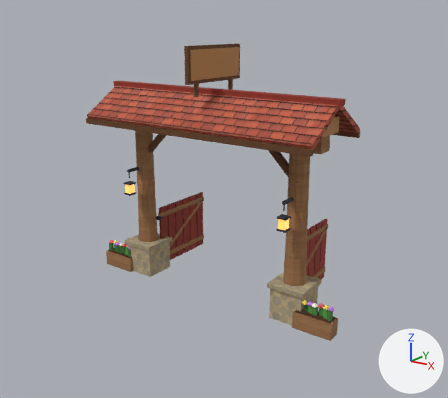
Two versions of the Blender file assets/entrada_granja.blend, one commit apart.
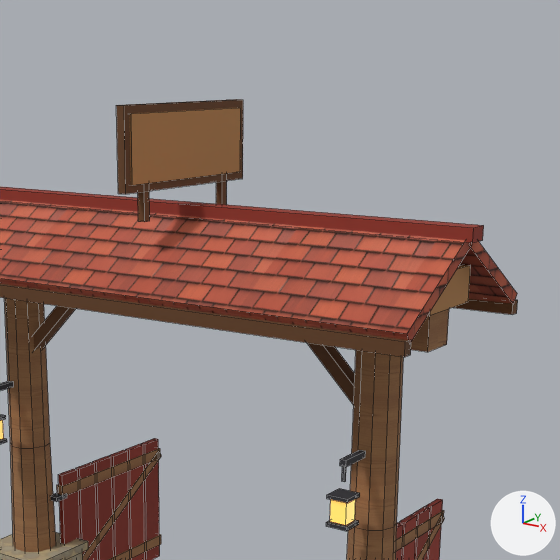
There are two pictures of each version: one from the file's camera 'Camara', one close up on the part from 30% to 85% of the width and 0% to 62% of the height. Lighting does not change. The marker at lower right points along +X, +Y and +Z. The last two pictures show the newer version. The close-ups show mesh edges as thin lines.

The first close-up shows 'SM_EntradaGranja'.
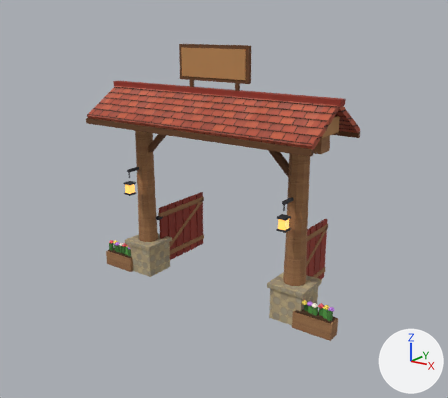
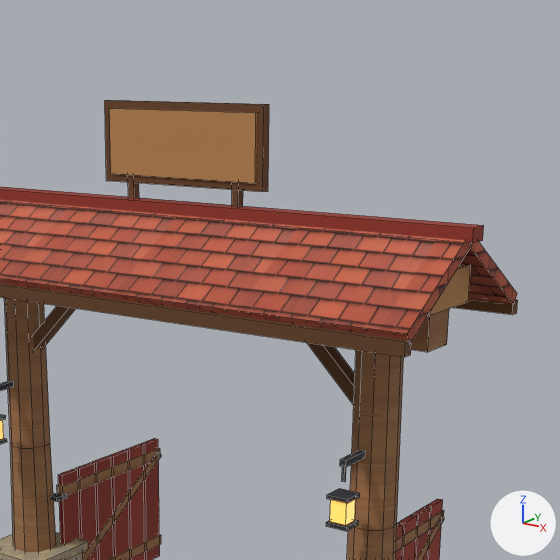
Boxes [x1, y1, x2, y2] around the edits, measured in the close-ups (560 x 560 px; the box of a moved part takes in the faces that stretch with it):
'SM_EntradaGranja', reshaped: before [0, 99, 518, 560]; after [0, 100, 518, 560]
part 1 of me_sm_entradagranja, moved or reshaped: before [138, 191, 150, 222]; after [128, 182, 139, 199]
part 2 of me_sm_entradagranja, moved or reshaped: before [216, 181, 227, 205]; after [232, 190, 243, 208]
part 3 of me_sm_entradagranja, moved or reshaped: before [116, 99, 243, 194]; after [105, 100, 269, 192]
part 4 of me_sm_entradagranja, moved or reshaped: before [130, 108, 241, 185]; after [109, 108, 257, 183]

What changed in the scene script:
```text
Change me_sm_entradagranja:
    where me_sm_entradagranja.from_pydata(...)  # 888 vertices, 672 faces; spans x -2.66..2.66, y -0.89..1.62, z 0.0..4.66
    used by ob_sm_entradagranja; location = (0.0, 0.0, 0.0)
    me_sm_entradagranja part 1: the loose piece of 8 vertices spanning x -0.03..0.03, y -0.53..-0.47, z 3.82..4.16 is moved by (-0.5, 0.5, 0.0)
    me_sm_entradagranja part 2: the loose piece of 8 vertices spanning x -0.03..0.03, y 0.47..0.53, z 3.82..4.16 is moved by (0.5, -0.5, 0.0)
    me_sm_entradagranja part 3: the loose piece of 8 vertices spanning x -0.04..0.04, y -0.75..0.75, z 4.04..4.66 is scaled about its middle by (21.4, 0.0467, 1)
    me_sm_entradagranja part 4: the loose piece of 8 vertices spanning x -0.05..0.05, y -0.69..0.69, z 4.1..4.6 is scaled about its middle by (13.8, 0.0725, 1)
```
